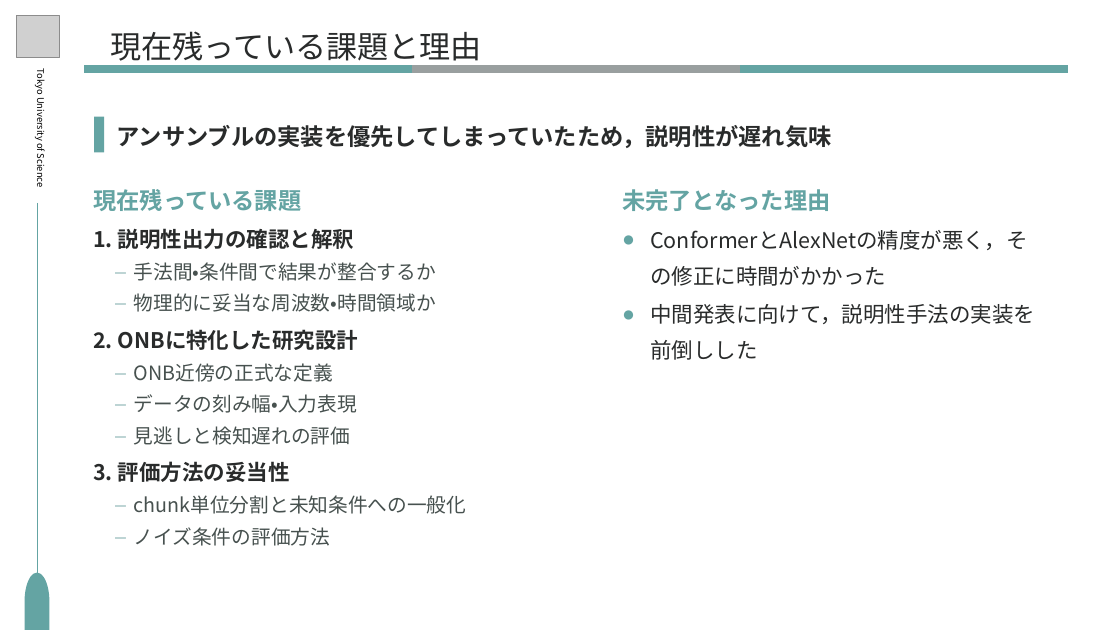
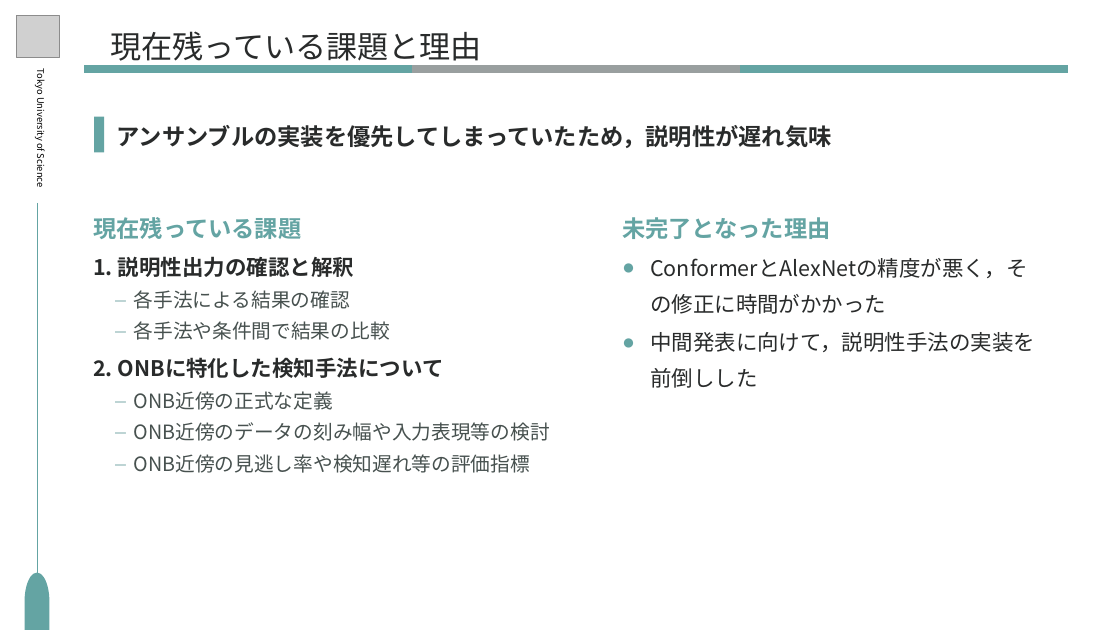
Before and after one commit to S-Riku-tus/university_research, a slide deck: slide 4 of 研究進捗報告/2026/724（中間発表）/研究進捗_柴崎陸_0724.pptx. Drawn at 1120x630 pixels with LibreOffice and Linux fonts; fonts in the diff are those of the drawing; grey boxes stand for pictures. Boxes give left, top, right and bottom in pixels: in the first picture for what was removed or moved away, otherwise in the second. Text is boxed around its words. In the diff, an @@ line names an element or a change of style, - is before the commit and + after.

Commit message:
修正

```diff
--- a/研究進捗報告/2026/724（中間発表）/研究進捗_柴崎陸_0724.pptx
+++ b/研究進捗報告/2026/724（中間発表）/研究進捗_柴崎陸_0724.pptx
@@ text "現在残っている課題": place and size @@
-text "現在残っている課題" at (93,189,467,546)
+text "現在残っている課題" at (93,217,550,473)
@@ text "未完了となった理由": place and size @@
-text "未完了となった理由" at (622,189,1035,360)
+text "未完了となった理由" at (622,217,1035,388)
@@ text at (93,290,444,378): text changed @@
-– 手法間・条件間で結果が整合するか
-– 物理的に妥当な周波数・時間領域か
-2. ONBに特化した研究設計
+– 各手法による結果の確認
+– 各手法や条件間で結果の比較
+2. ONBに特化した検知手法について
@@ text at (134,422,550,473): text changed @@
-– データの刻み幅・入力表現
-– 見逃しと検知遅れの評価
-3. 評価方法の妥当性
-– chunk単位分割と未知条件への一般化
-– ノイズ条件の評価方法
+– ONB近傍のデータの刻み幅や入力表現等の検討
+– ONB近傍の見逃し率や検知遅れ等の評価指標
```
Also in this commit, not shown: 1 other slide changed.
